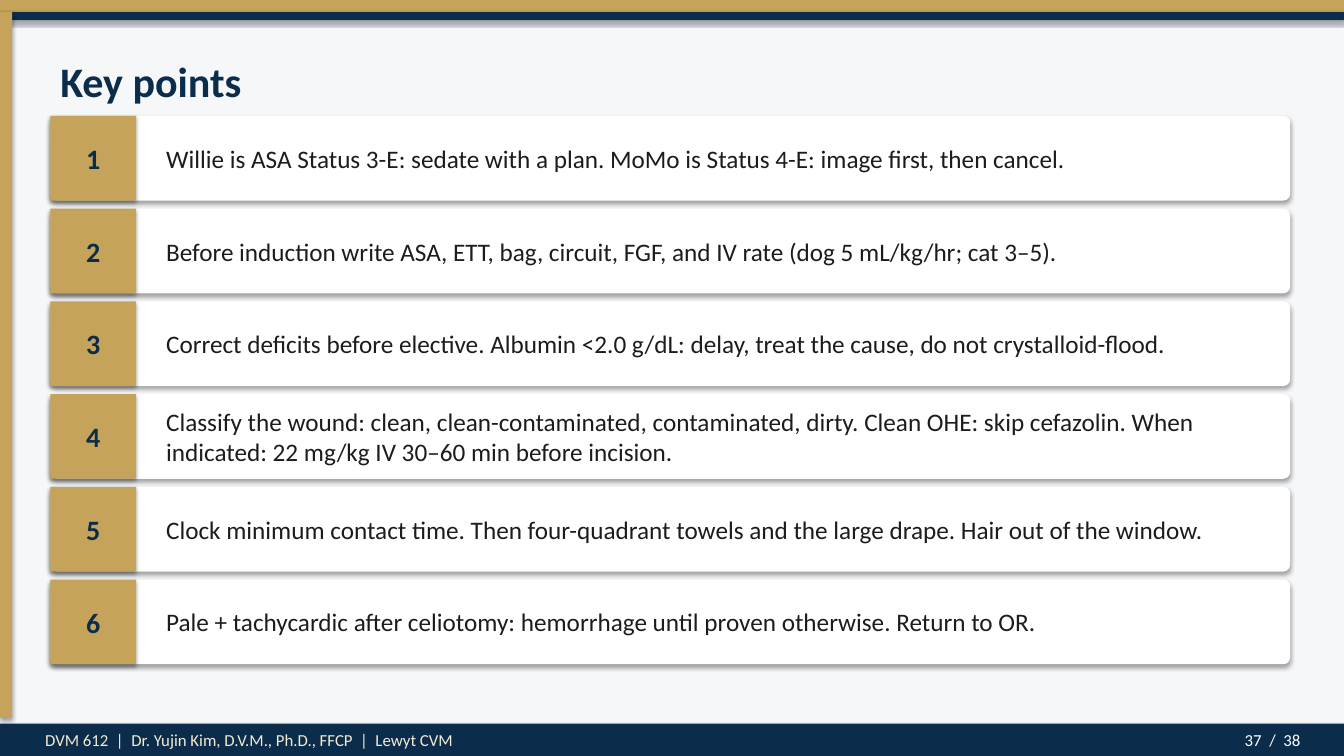
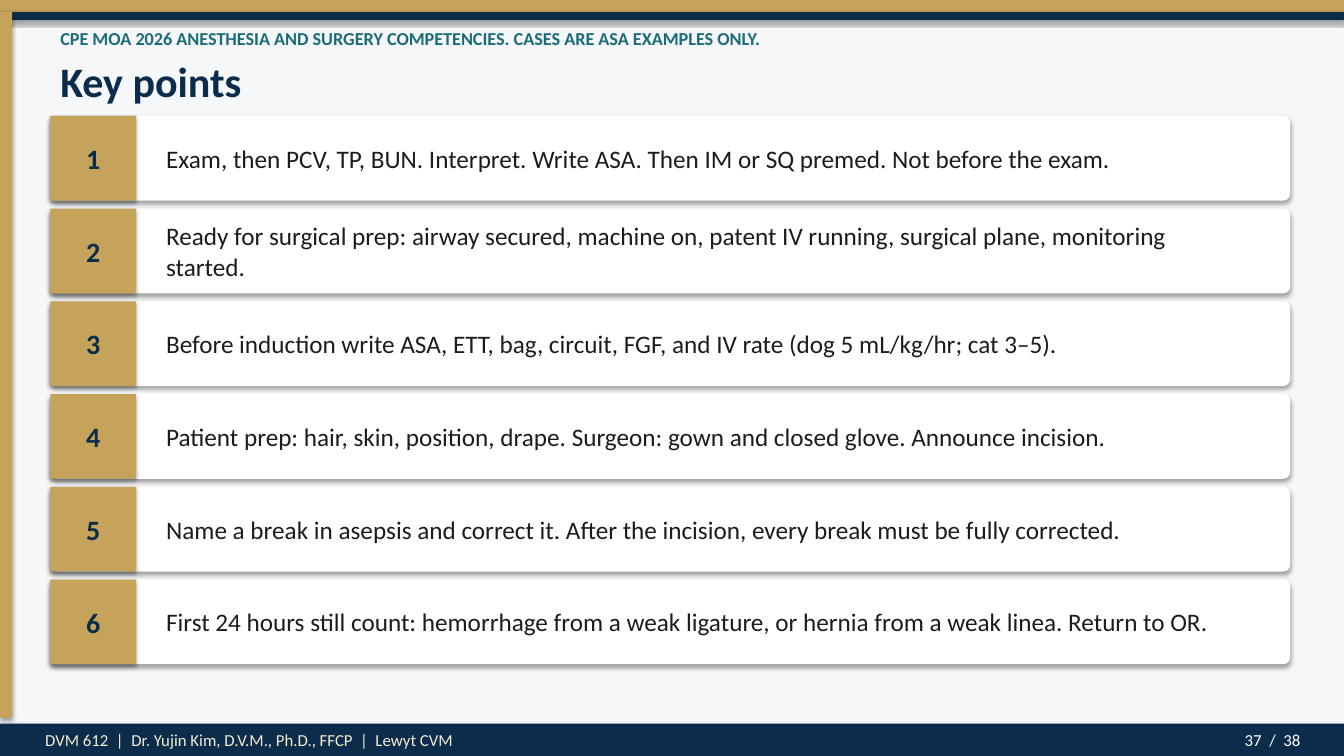
Before and after one commit to drkimvet/happycare, a slide deck: slide 37 of lectures/DVM-612_Week4_Preop_PatientPrep_Postop.pptx. Drawn at 1344x756 pixels with LibreOffice and Linux fonts; fonts in the diff are those of the drawing. Boxes give left, top, right and bottom in pixels: in the first picture for what was removed or moved away, otherwise in the second. Text is boxed around its words. In the diff, an @@ line names an element or a change of style, - is before the commit and + after.

```diff
--- a/lectures/DVM-612_Week4_Preop_PatientPrep_Postop.pptx
+++ b/lectures/DVM-612_Week4_Preop_PatientPrep_Postop.pptx
@@ text added at (60, 32, 760, 45), 13 pt, text #1B6B7A, bold @@
+CPE MOA 2026 ANESTHESIA AND SURGERY COMPETENCIES. CASES ARE ASA EXAMPLES ONLY.
@@ text at (166, 150, 1109, 172): text changed @@
-Willie is ASA Status 3-E: sedate with a plan. MoMo is Status 4-E: image first, then cancel.
+Exam, then PCV, TP, BUN. Interpret. Write ASA. Then IM or SQ premed. Not before the exam.
@@ text added at (166, 227, 1165, 276), 18 pt, text #1C1C1C @@
+Ready for surgical prep: airway secured, machine on, patent IV running, surgical plane, monitoring started.
@@ text "Before induction write ASA, ETT, ...": place and size @@
-text "Before induction write ASA, ETT, ..." at (166, 242, 1056, 266)
+text "Before induction write ASA, ETT, ..." at (166, 334, 1056, 358)
@@ text removed at (166, 335, 1164, 358) @@
-Correct deficits before elective. Albumin <2.0 g/dL: delay, treat the cause, do not crystalloid-flood.
@@ text at (166, 428, 1105, 451): text changed @@
-Classify the wound: clean, clean-contaminated, contaminated, dirty. Clean OHE: skip cefazolin. When indicated: 22 mg/kg IV 30–60 min before incision.
+Patient prep: hair, skin, position, drape. Surgeon: gown and closed glove. Announce incision.
@@ text at (166, 521, 1119, 543): text changed @@
-Clock minimum contact time. Then four-quadrant towels and the large drape. Hair out of the window.
+Name a break in asepsis and correct it. After the incision, every break must be fully corrected.
@@ text at (166, 613, 1207, 636): text changed @@
-Pale + tachycardic after celiotomy: hemorrhage until proven otherwise. Return to OR.
+First 24 hours still count: hemorrhage from a weak ligature, or hernia from a weak linea. Return to OR.
```
Also in this commit, not shown: 20 other slides changed, 7 other files.
